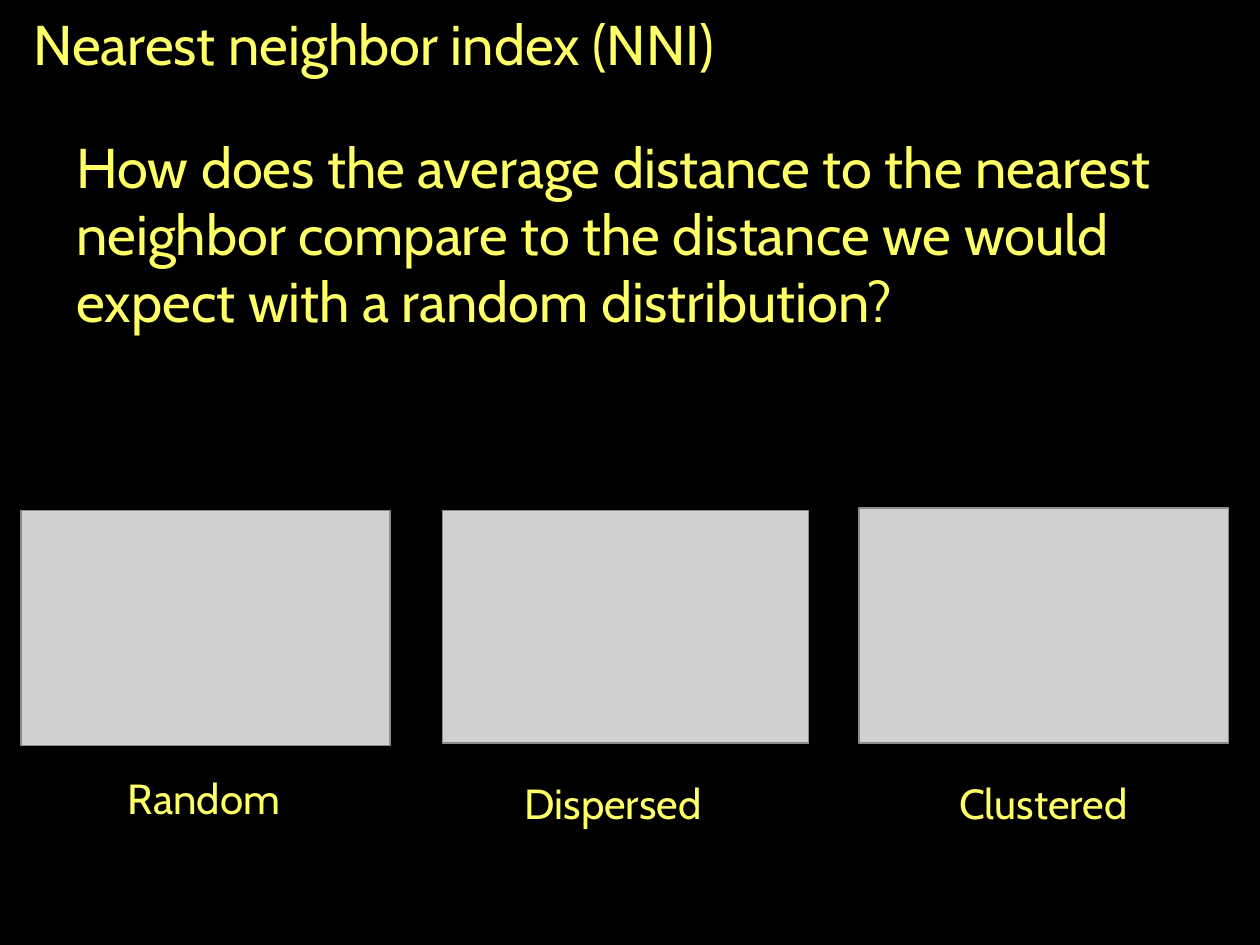
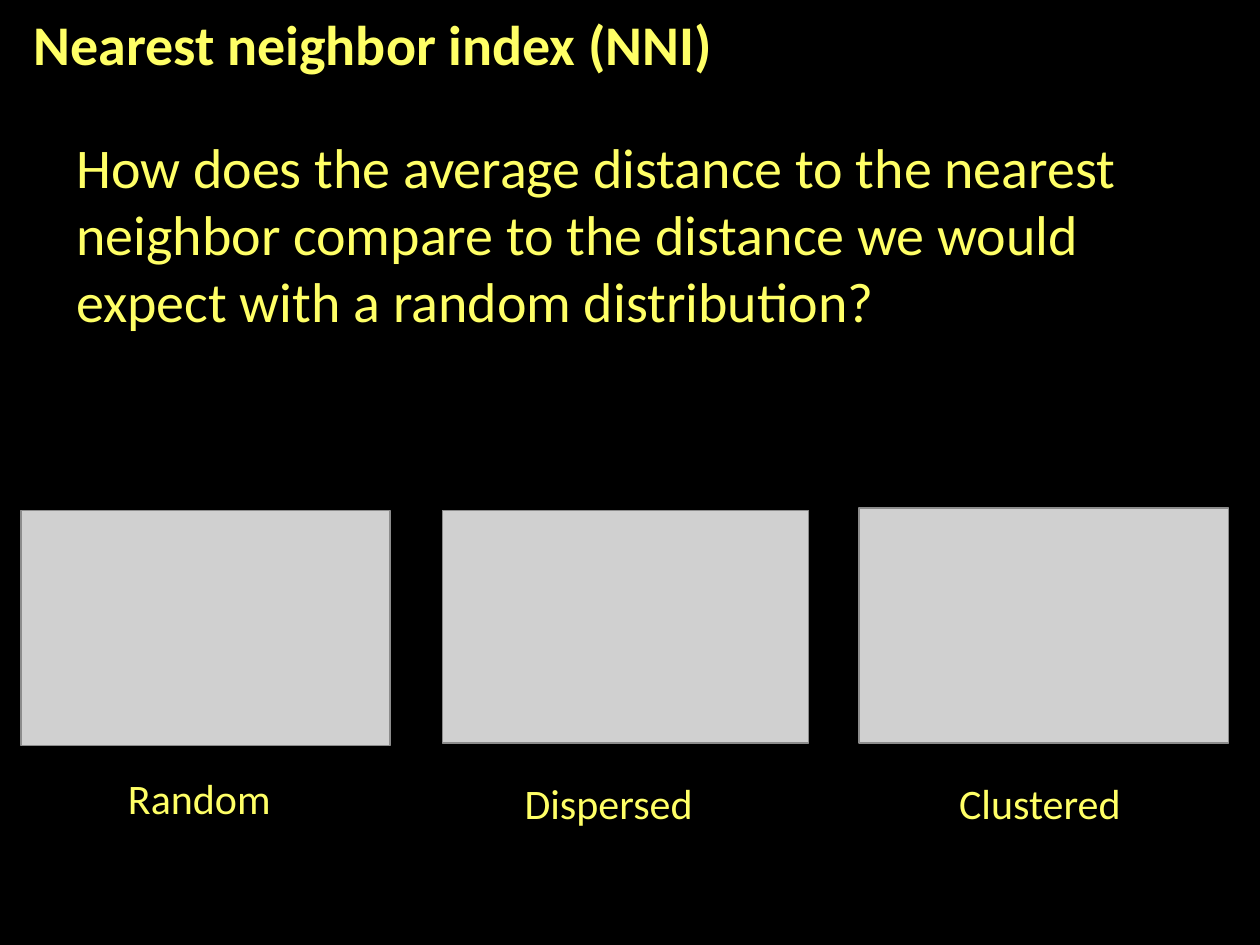
Before and after one commit to jshannon75/geog4300, a slide deck: slide 4 of Slides/Geog4300 Fa17 Lecture 6-1 Describing spatial data.pptx. Drawn at 1260x945 pixels with LibreOffice and Linux fonts; fonts in the diff are those of the drawing; grey boxes stand for pictures. Boxes give left, top, right and bottom in pixels: in the first picture for what was removed or moved away, otherwise in the second. Text is boxed around its words. In the diff, an @@ line names an element or a change of style, - is before the commit and + after.

```diff
--- a/Slides/Geog4300 Fa17 Lecture 6-1 Describing spatial data.pptx
+++ b/Slides/Geog4300 Fa17 Lecture 6-1 Describing spatial data.pptx
@@ text "Nearest neighbor index (NNI)" at box(34, 23, 711, 75): font Cabin to Calibri, bold on @@
@@ font Cabin to Calibri in 4 elements at box(76, 149, 1115, 331), box(128, 784, 271, 815), box(525, 789, 693, 826), box(959, 789, 1121, 820) @@
```
Also in this commit, not shown: 3 other slides changed, 8 other files.
